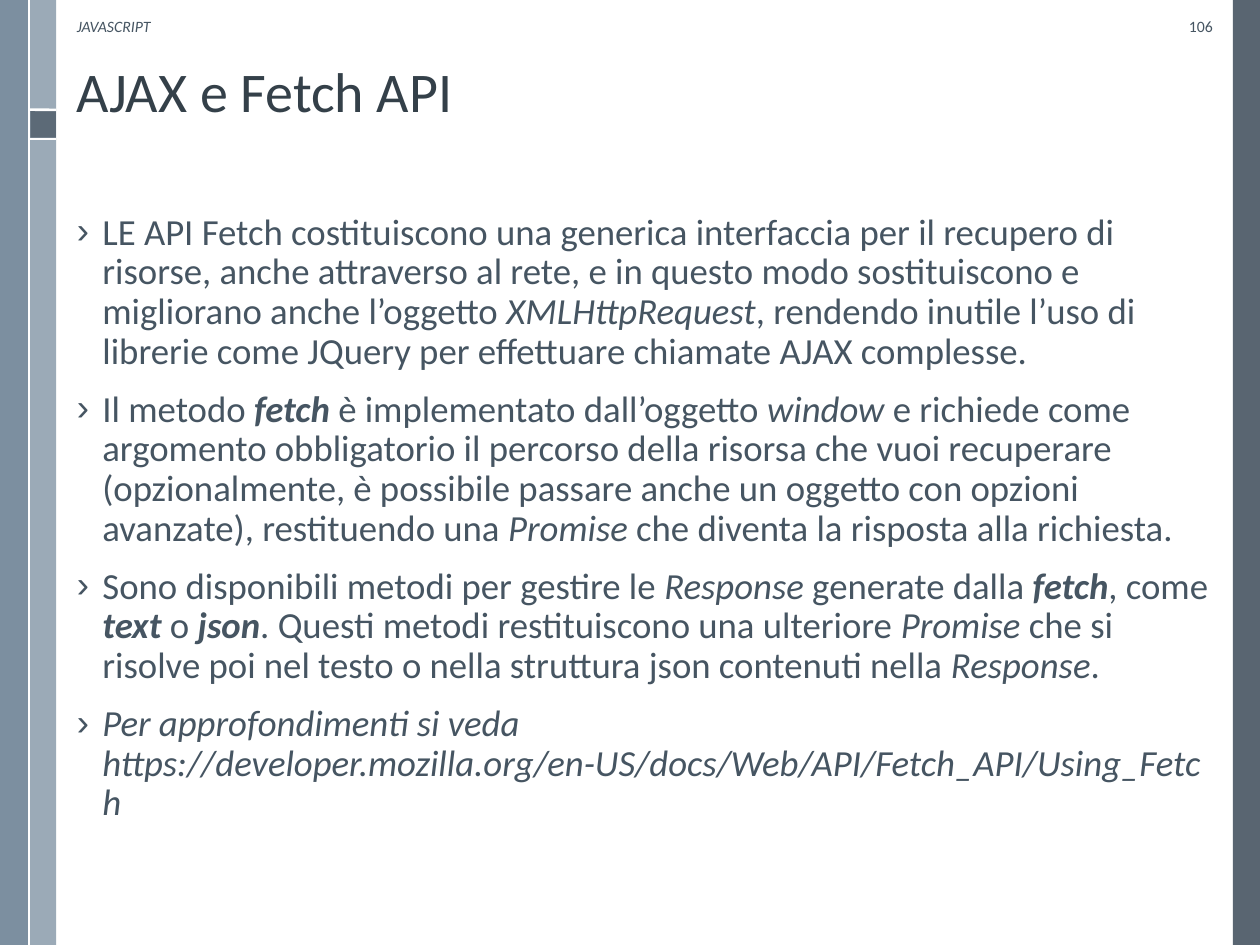
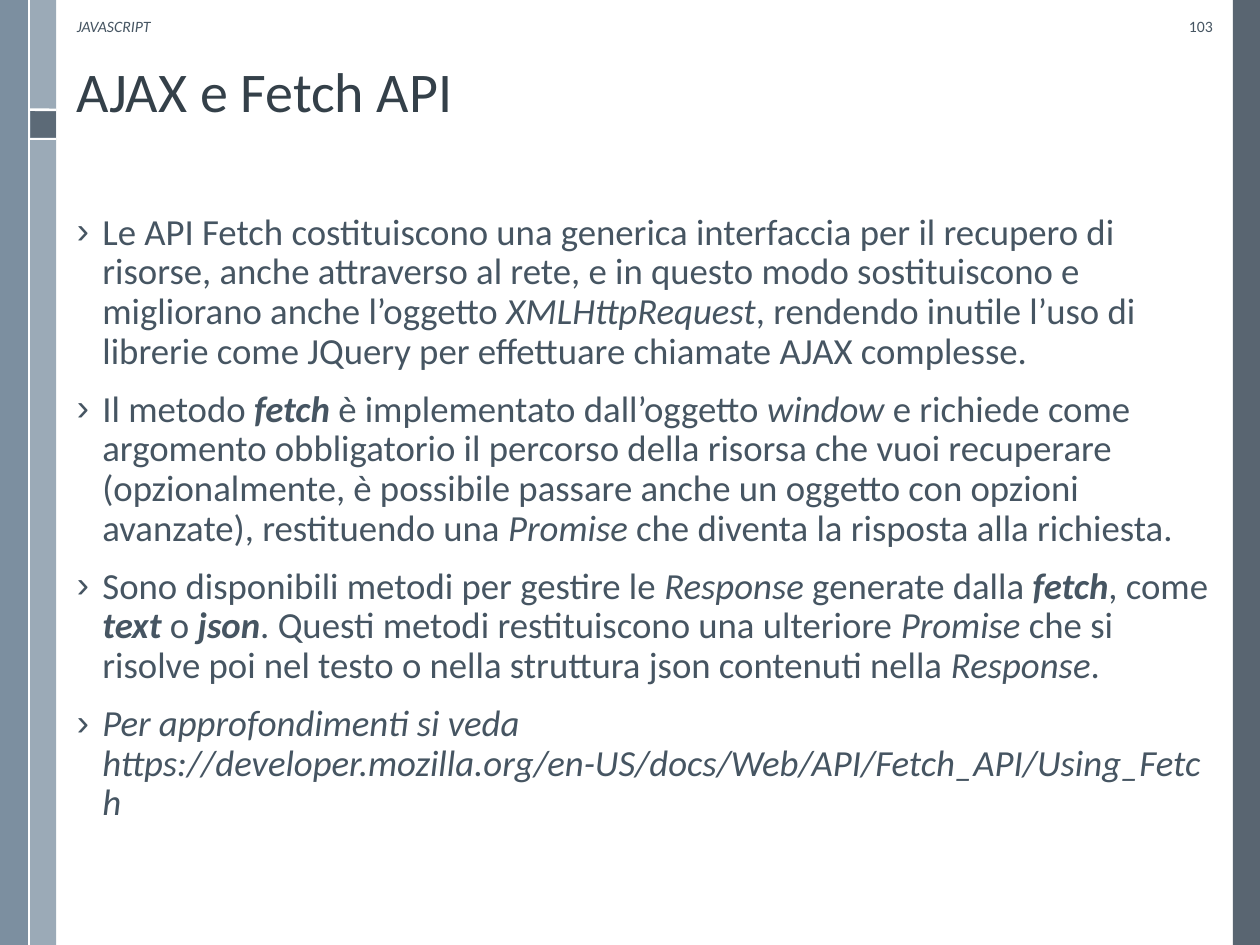
Before and after one commit to WebEngineering-Univaq/WE_Lecture_Slides, a slide deck: slide 103 of Javascript.pptx (slide 106 before the commit). Drawn at 1260x945 pixels with LibreOffice and Linux fonts; fonts in the diff are those of the drawing; background and template pictures are left out. Boxes give left, top, right and bottom in pixels: in the first picture for what was removed or moved away, otherwise in the second. Text is boxed around its words. In the diff, an @@ line names an element or a change of style, - is before the commit and + after.

```diff
--- a/Javascript.pptx
+++ b/Javascript.pptx
@@ page number at [1189,22,1213,32]: text changed @@
-106
+103
@@ text at [102,219,1136,370]: text changed @@
-› LE API Fetch costituiscono una generica interfaccia per il recupero di risorse, anche attraverso al rete, e in questo modo sostituiscono e migliorano anche l’oggetto XMLHttpRequest, rendendo inutile l’uso di librerie come JQuery per effettuare chiamate AJAX complesse.
+› Le API Fetch costituiscono una generica interfaccia per il recupero di risorse, anche attraverso al rete, e in questo modo sostituiscono e migliorano anche l’oggetto XMLHttpRequest, rendendo inutile l’uso di librerie come JQuery per effettuare chiamate AJAX complesse.
```
Also in this commit, not shown: 24 other slides changed, 1 other file.
